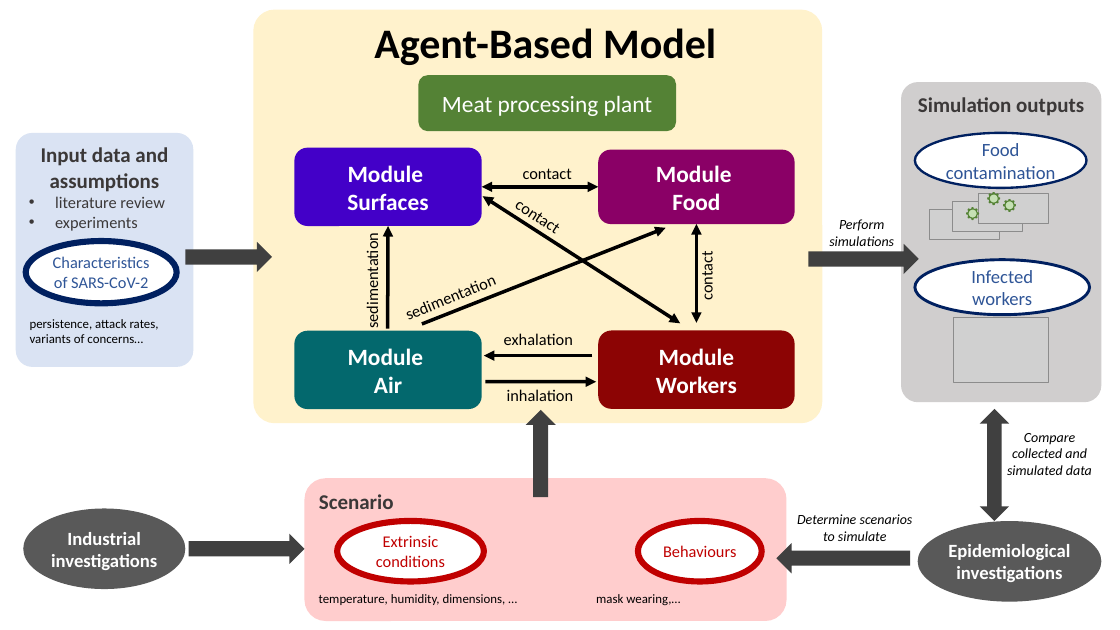
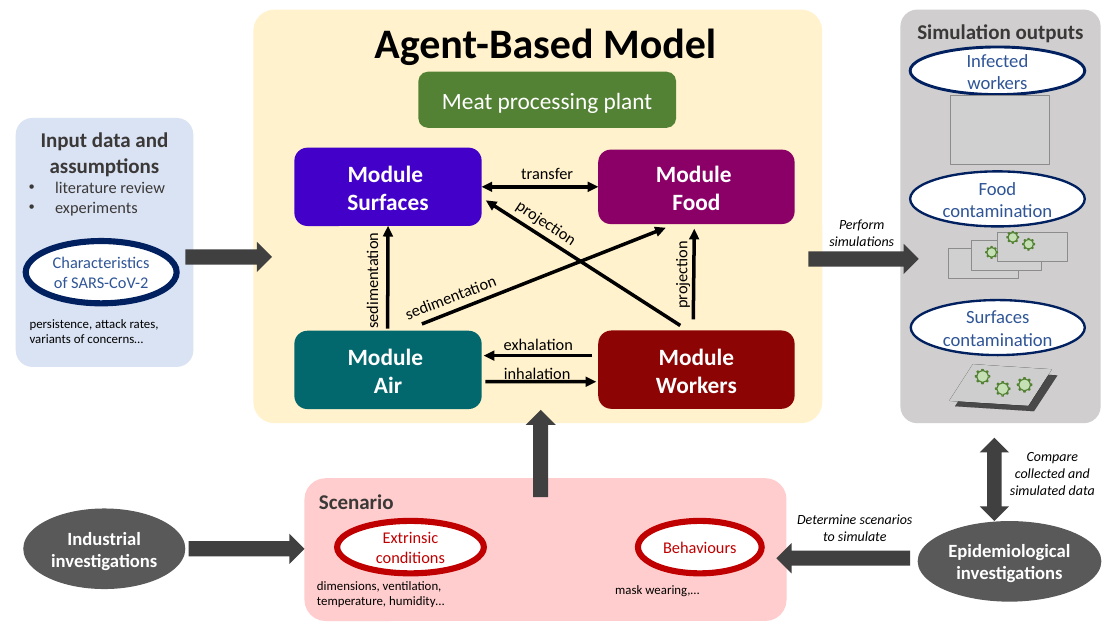
Before and after one commit to ndmluong/sacada, a slide deck: slide 1 of vignette/fig/schema/abm-sacada-schema.pptx. Drawn at 1120x630 pixels with LibreOffice and Linux fonts; fonts in the diff are those of the drawing; grey boxes stand for pictures. Boxes give left, top, right and bottom in pixels: in the first picture for what was removed or moved away, otherwise in the second. Text is boxed around its words. In the diff, an @@ line names an element or a change of style, - is before the commit and + after.

```diff
--- a/vignette/fig/schema/abm-sacada-schema.pptx
+++ b/vignette/fig/schema/abm-sacada-schema.pptx
@@ rounded rectangle "Simulation outputs": place and size @@
-rounded rectangle "Simulation outputs" at bbox=[902, 82, 1102, 402]
+rounded rectangle "Simulation outputs" at bbox=[901, 9, 1101, 423]
@@ ellipse "Infected workers": place and size @@
-ellipse "Infected workers" at bbox=[915, 260, 1090, 315]
+ellipse "Infected workers" at bbox=[911, 47, 1086, 95]
@@ rounded rectangle "Meat processing plant": place and size @@
-rounded rectangle "Meat processing plant" at bbox=[418, 75, 676, 131]
+rounded rectangle "Meat processing plant" at bbox=[418, 71, 676, 128]
@@ rounded rectangle "Input data and assumptions": place and size @@
-rounded rectangle "Input data and assumptions" at bbox=[16, 133, 193, 367]
+rounded rectangle "Input data and assumptions" at bbox=[16, 118, 193, 366]
@@ picture: place and size @@
-picture at bbox=[954, 317, 1049, 382]
+picture at bbox=[951, 96, 1049, 165]
@@ text at bbox=[478, 170, 616, 276]: text changed @@
-contact
+projection
@@ text at bbox=[521, 168, 573, 179]: text changed @@
-contact
+transfer
@@ ellipse "Food contamination": place and size @@
-ellipse "Food contamination" at bbox=[915, 133, 1086, 188]
+ellipse "Food contamination" at bbox=[911, 171, 1086, 227]
@@ double arrow moved from (483, 197) - (681, 323) to (681, 325) - (486, 201) @@
@@ double arrow (681, 325) - (486, 201): double arrow to arrow @@
@@ double arrow moved from (697, 224) - (697, 323) to (693, 319) - (695, 229) @@
@@ double arrow (693, 319) - (695, 229): double arrow to arrow @@
@@ 3 pictures, 3 freeform shapes: place and size @@
-3 pictures, 3 freeform shapes at bbox=[929, 190, 1048, 239]
+3 pictures, 3 freeform shapes at bbox=[949, 229, 1067, 279]
@@ text "sedimentation" at bbox=[372, 256, 528, 339]: rotation 337 to 338 degrees @@
@@ text at bbox=[672, 247, 692, 307]: text changed @@
-contact
+projection
@@ ellipse added at bbox=[911, 300, 1085, 355], fill #FFFFFF, outline #002060 2 pt, 16 pt, text #2F5597 @@
+Surfaces contamination
@@ text "inhalation" rewrapped from bbox=[507, 389, 573, 401] to bbox=[504, 366, 570, 384] @@
@@ text "exhalation" rewrapped from bbox=[504, 333, 573, 345] to bbox=[504, 338, 573, 355] @@
@@ picture added at bbox=[959, 349, 1043, 422] @@
@@ freeform shape added at bbox=[973, 366, 993, 386], fill #C5E0B4, outline #548235 1 pt @@
@@ freeform shape added at bbox=[993, 378, 1013, 399], fill #C5E0B4, outline #548235 1 pt @@
@@ freeform shape added at bbox=[1015, 374, 1035, 394], fill #C5E0B4, outline #548235 1 pt @@
@@ left right arrow: place and size @@
-left right arrow at bbox=[980, 409, 1009, 521]
+left right arrow at bbox=[980, 438, 1009, 521]
@@ text "Compare collected and simulated data": place and size @@
-text "Compare collected and simulated data" at bbox=[1007, 433, 1092, 475]
+text "Compare collected and simulated data" at bbox=[1010, 452, 1095, 495]
@@ ellipse "Extrinsic conditions": place and size @@
-ellipse "Extrinsic conditions" at bbox=[337, 521, 484, 581]
+ellipse "Extrinsic conditions" at bbox=[337, 521, 484, 573]
@@ ellipse "Behaviours": place and size @@
-ellipse "Behaviours" at bbox=[638, 521, 761, 581]
+ellipse "Behaviours" at bbox=[638, 521, 761, 573]
@@ text at bbox=[317, 581, 444, 607]: text changed @@
-temperature, humidity, dimensions, …
+dimensions, ventilation, temperature, humidity…
@@ text "mask wearing,…": place and size @@
-text "mask wearing,…" at bbox=[596, 594, 680, 605]
+text "mask wearing,…" at bbox=[615, 585, 699, 596]
```
Also in this commit, not shown: 1 other slide changed, 7 other files.
